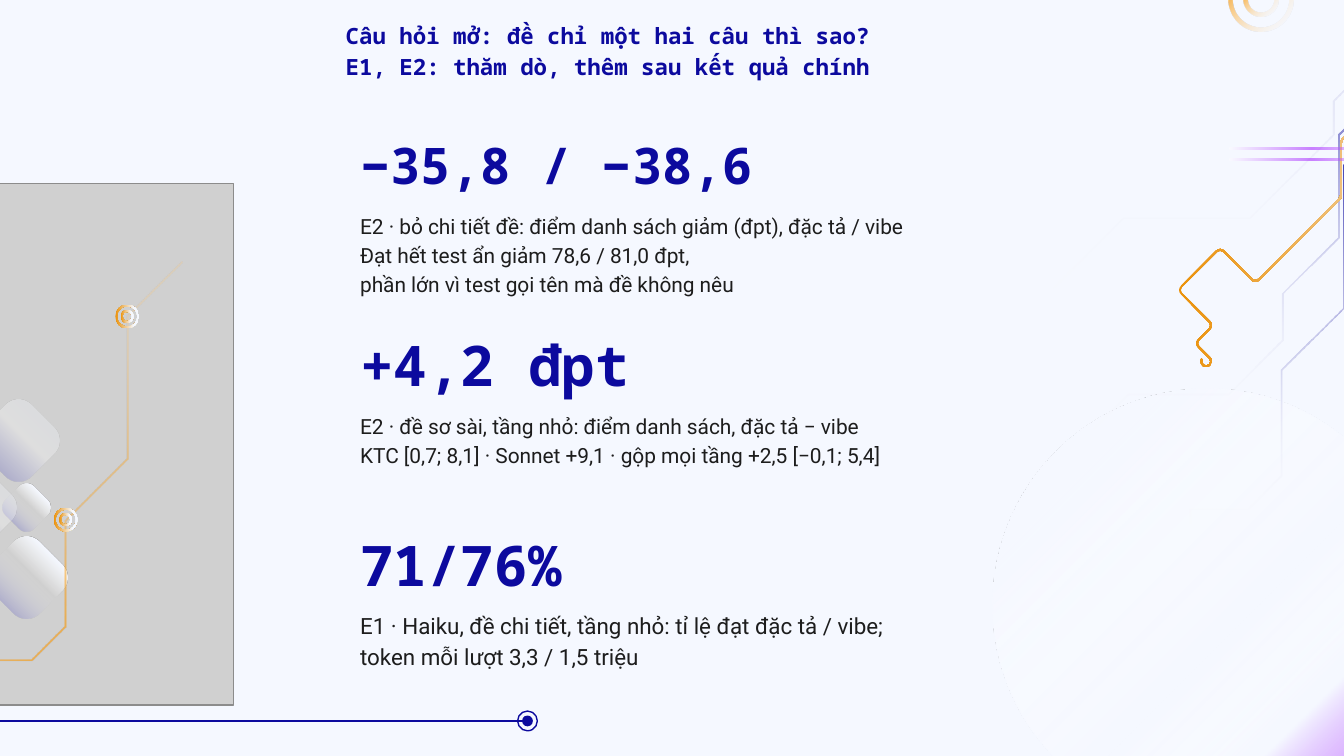
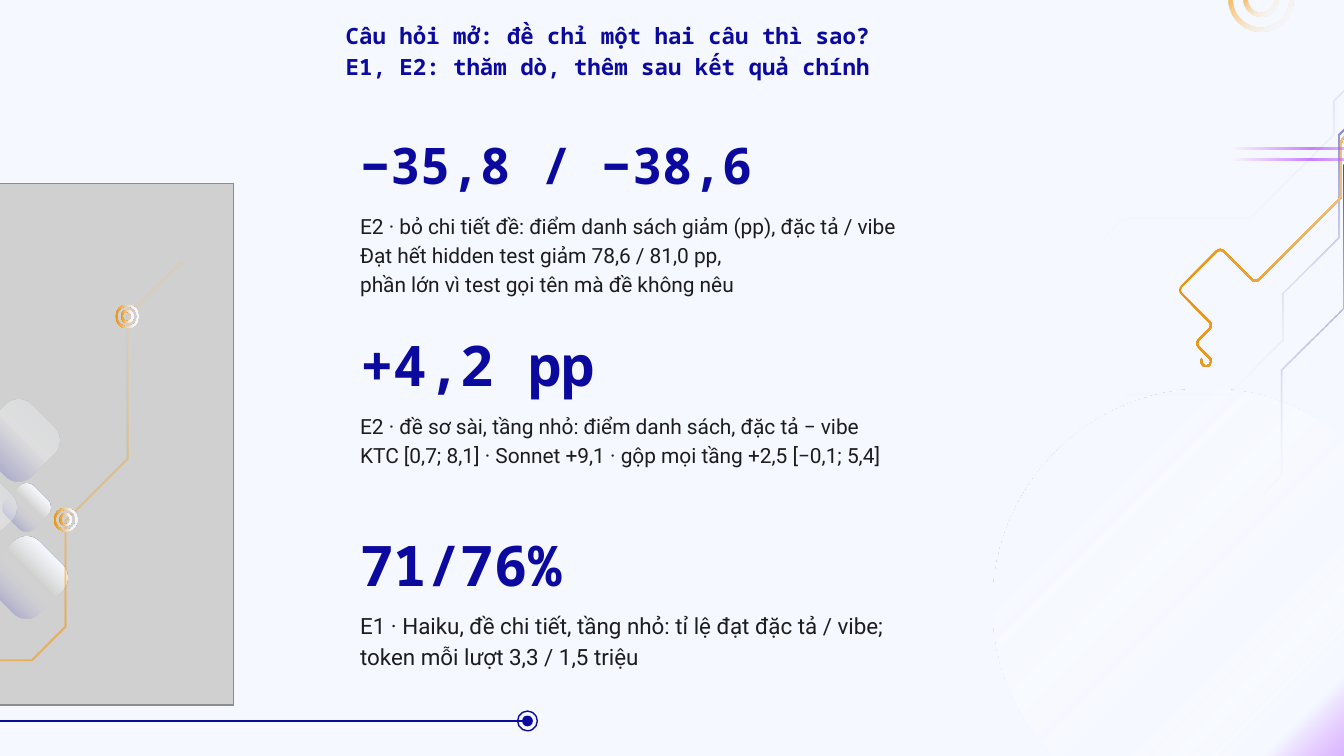
Before and after one commit to doanan293/vipharmind-ai-sdlc-study, a slide deck: slide 24 of docs/presentation/vipharmind-slides.pptx. Drawn at 1344x756 pixels with LibreOffice and Linux fonts; fonts in the diff are those of the drawing; grey boxes stand for pictures. Boxes give left, top, right and bottom in pixels: in the first picture for what was removed or moved away, otherwise in the second. Text is boxed around its words. In the diff, an @@ line names an element or a change of style, - is before the commit and + after.

```diff
--- a/docs/presentation/vipharmind-slides.pptx
+++ b/docs/presentation/vipharmind-slides.pptx
@@ text at bbox=[360, 216, 896, 297]: text changed @@
-E2 · bỏ chi tiết đề: điểm danh sách giảm (đpt), đặc tả / vibe
-Đạt hết test ẩn giảm 78,6 / 81,0 đpt,
-phần lớn vì test gọi tên mà đề không nêu
+E2 · bỏ chi tiết đề: điểm danh sách giảm (pp), đặc tả / vibe
+Đạt hết hidden test giảm 78,6 / 81,0 pp,
+phần lớn vì test gọi tên mà đề không nêu
@@ text at bbox=[360, 345, 595, 400]: text changed @@
-+4,2 đpt
++4,2 pp
```
Also in this commit, not shown: 16 other slides changed, 27 other files.
